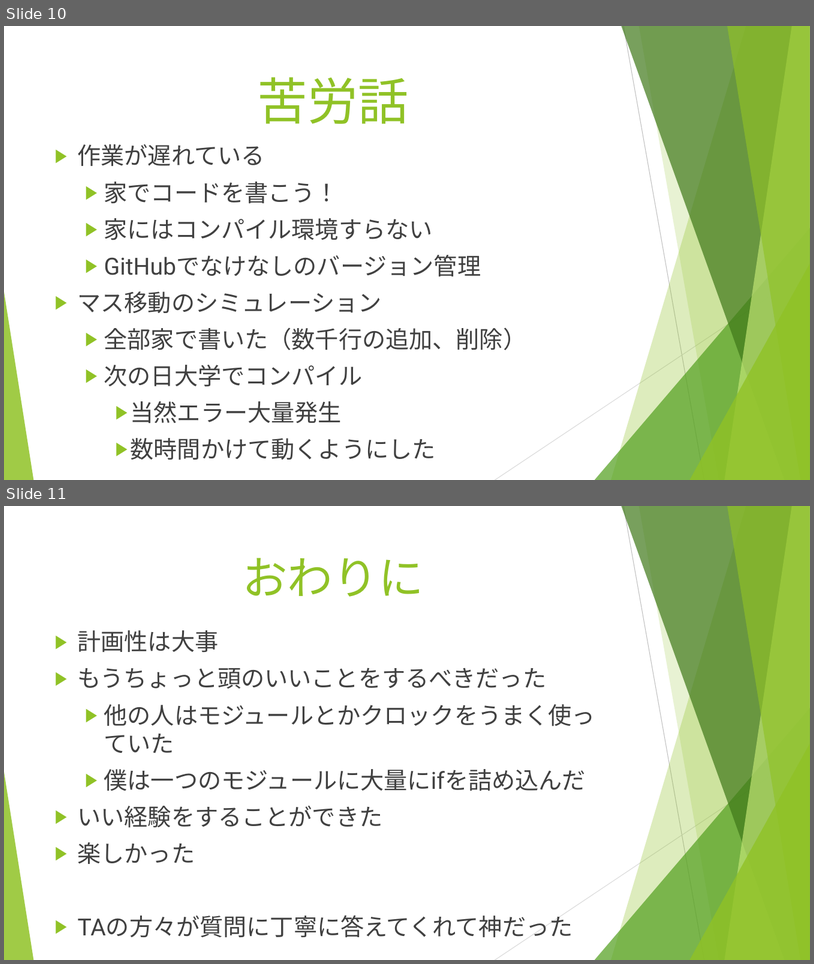
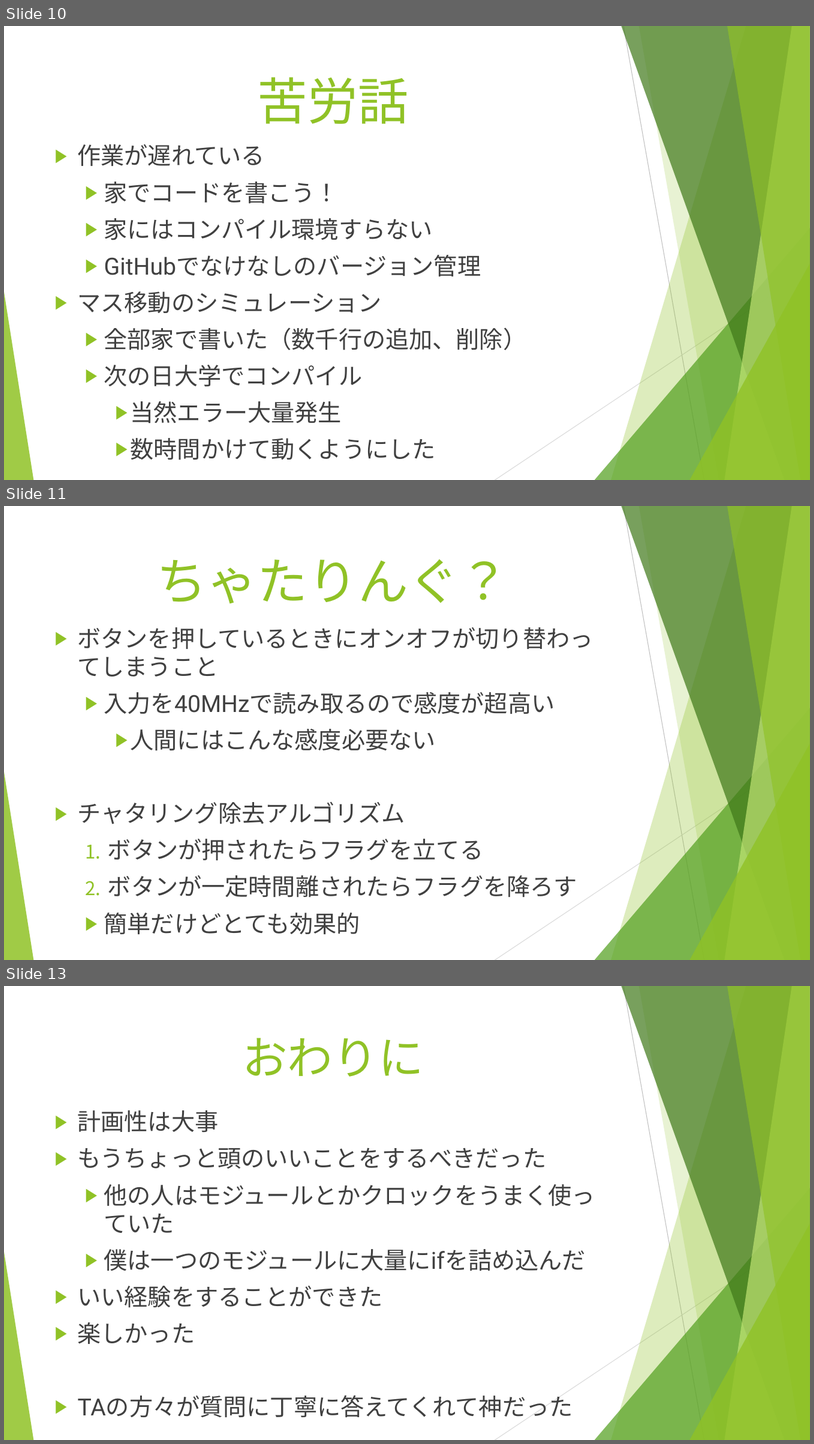
Before and after one commit to gasin/veri2048, a slide deck: doc/veri2048.pptx. Shown one above the other, each under a label of ours: slides 10 and 11 before the commit, slides 10, 11 and 13 after it; the slides between them are not shown. The pictures are 814x964 and 814x1444 pixels, drawn with LibreOffice and Linux fonts; fonts in the diff are those of the drawing. Boxes give left, top, right and bottom in pixels: in the first picture for what was removed or moved away, otherwise in the second. Text is boxed around its words. In the diff, an @@ line names an element or a change of style, - is before the commit and + after.

Commit message:
add slide

```diff
--- a/doc/veri2048.pptx
+++ b/doc/veri2048.pptx
@@ slide 11 added at (4, 506, 810, 960), background #FFFFFF; not listed: 10 template elements that a slide beside it also shows @@
@@ title added at (156, 559, 509, 604), 60 pt, text #90C226 @@
+ちゃたりんぐ？
@@ text added at (78, 627, 594, 934), 28 pt, text #404040 @@
+▶ ボタンを押しているときにオンオフが切り替わってしまうこと
+  ▶ 入力を40MHzで読み取るので感度が超高い
+    ▶ 人間にはこんな感度必要ない
+▶ チャタリング除去アルゴリズム
+  1. ボタンが押されたらフラグを立てる
+  2. ボタンが一定時間離されたらフラグを降ろす
+  ▶ 簡単だけどとても効果的
@@ what was slide 11 is now slide 13 @@
```
Also in this commit, not shown: 1 other slide added.
